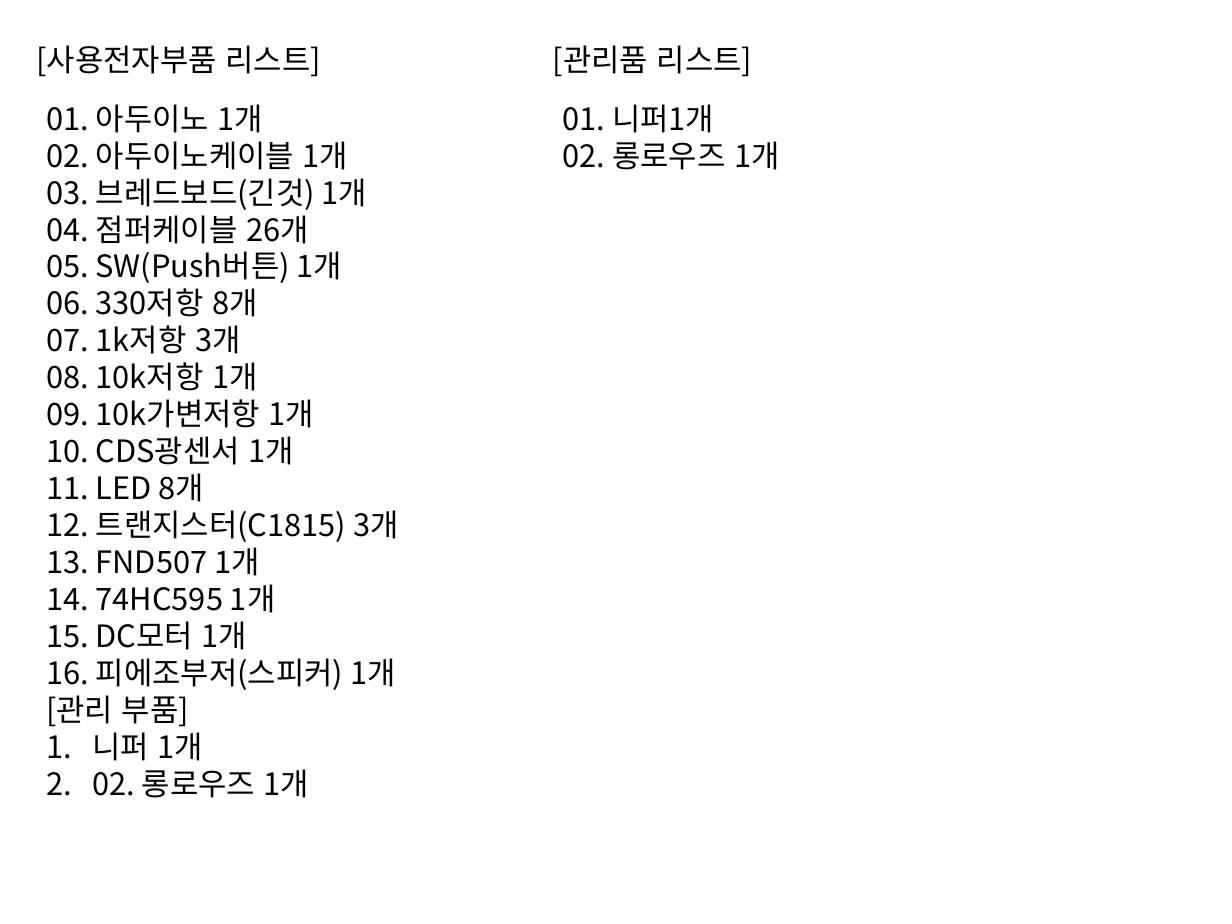
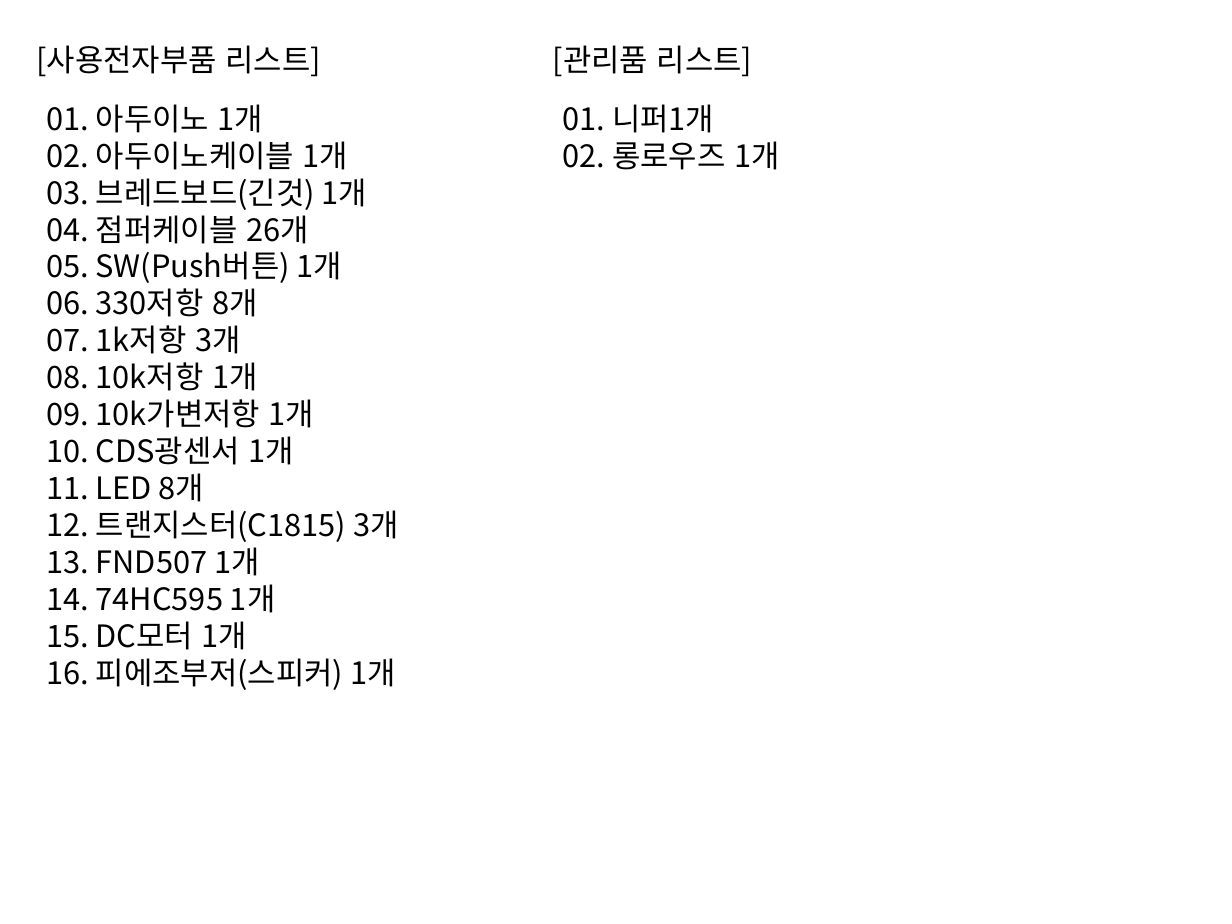
Before and after one commit to taesamja/summer_lec, a slide deck: slide 50 of 아두이노_초급연수.pptx (slide 1 before the commit). Drawn at 1232x924 pixels with LibreOffice and Linux fonts; fonts in the diff are those of the drawing. Boxes give left, top, right and bottom in pixels: in the first picture for what was removed or moved away, otherwise in the second. Text is boxed around its words. In the diff, an @@ line names an element or a change of style, - is before the commit and + after.

```diff
--- a/아두이노_초급연수.pptx
+++ b/아두이노_초급연수.pptx
@@ text at (46,695,309,798): paragraphs removed @@
-[관리 부품]
-1. 니퍼 1개
-2. 02. 롱로우즈 1개
```
Also in this commit, not shown: 28 other slides changed, 3 slides added.
